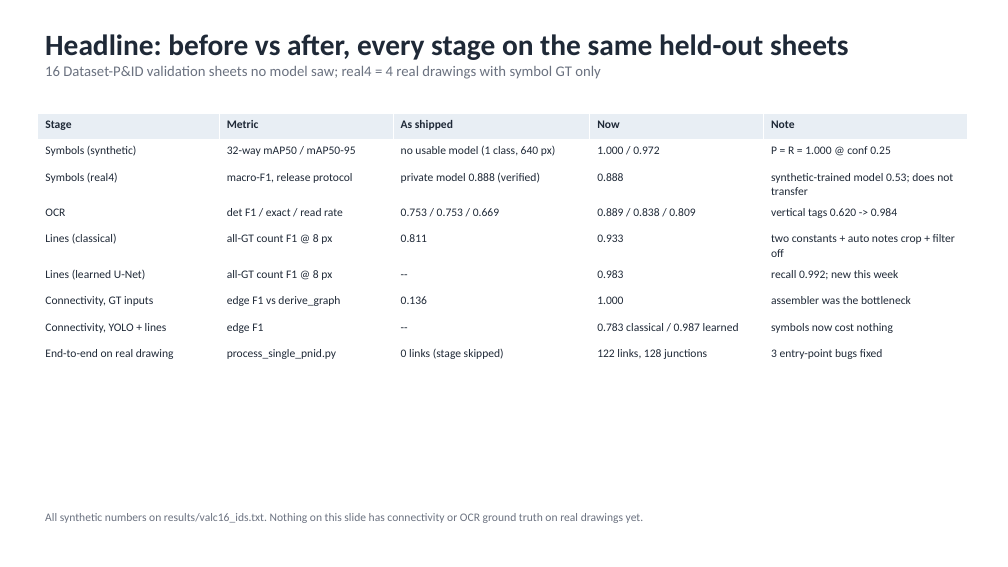
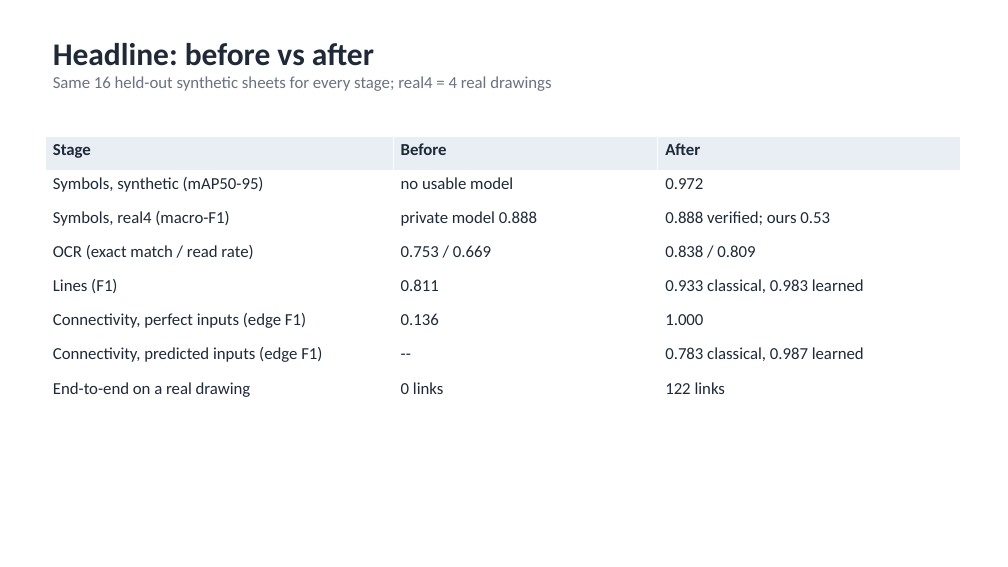
Before and after one commit to WeiKangda/PnIDAgent, a slide deck: slide 2 of weekly_update/2026-09-21_pipeline_accuracy_update.pptx. Drawn at 1008x567 pixels with LibreOffice and Linux fonts; fonts in the diff are those of the drawing. Boxes give left, top, right and bottom in pixels: in the first picture for what was removed or moved away, otherwise in the second. Text is boxed around its words. In the diff, an @@ line names an element or a change of style, - is before the commit and + after.

```diff
--- a/weekly_update/2026-09-21_pipeline_accuracy_update.pptx
+++ b/weekly_update/2026-09-21_pipeline_accuracy_update.pptx
@@ text at (53, 43, 551, 91): text changed; size 14 to 16 pt @@
-Headline: before vs after, every stage on the same held-out sheets
-16 Dataset-P&ID validation sheets no model saw; real4 = 4 real drawings with symbol GT only
+Headline: before vs after
+Same 16 held-out synthetic sheets for every stage; real4 = 4 real drawings
@@ table at (45, 136, 960, 408) @@
-Stage | Metric | As shipped | Now | Note
-Symbols (synthetic) | 32-way mAP50 / mAP50-95 | no usable model (1 class, 640 px) | 1.000 / 0.972 | P = R = 1.000 @ conf 0.25
-Symbols (real4) | macro-F1, release protocol | private model 0.888 (verified) | 0.888 | synthetic-trained model 0.53; does not transfer
-OCR | det F1 / exact / read rate | 0.753 / 0.753 / 0.669 | 0.889 / 0.838 / 0.809 | vertical tags 0.620 -> 0.984
-Lines (classical) | all-GT count F1 @ 8 px | 0.811 | 0.933 | two constants + auto notes crop + filter off
-Lines (learned U-Net) | all-GT count F1 @ 8 px | -- | 0.983 | recall 0.992; new this week
-Connectivity, GT inputs | edge F1 vs derive_graph | 0.136 | 1.000 | assembler was the bottleneck
-Connectivity, YOLO + lines | edge F1 | -- | 0.783 classical / 0.987 learned | symbols now cost nothing
-End-to-end on real drawing | process_single_pnid.py | 0 links (stage skipped) | 122 links, 128 junctions | 3 entry-point bugs fixed
+Stage | Before | After
+Symbols, synthetic (mAP50-95) | no usable model | 0.972
+Symbols, real4 (macro-F1) | private model 0.888 | 0.888 verified; ours 0.53
+OCR (exact match / read rate) | 0.753 / 0.669 | 0.838 / 0.809
+Lines (F1) | 0.811 | 0.933 classical, 0.983 learned
+Connectivity, perfect inputs (edge F1) | 0.136 | 1.000
+Connectivity, predicted inputs (edge F1) | -- | 0.783 classical, 0.987 learned
+End-to-end on a real drawing | 0 links | 122 links
@@ table: place and size @@
-table at (38, 113, 968, 363)
+table at (45, 136, 960, 408)
@@ text removed at (45, 513, 644, 523) @@
-All synthetic numbers on results/valc16_ids.txt. Nothing on this slide has connectivity or OCR ground truth on real drawings yet.
```
Also in this commit, not shown: 12 other slides changed, 1 slide added, 1 slide removed, 1 other file.
